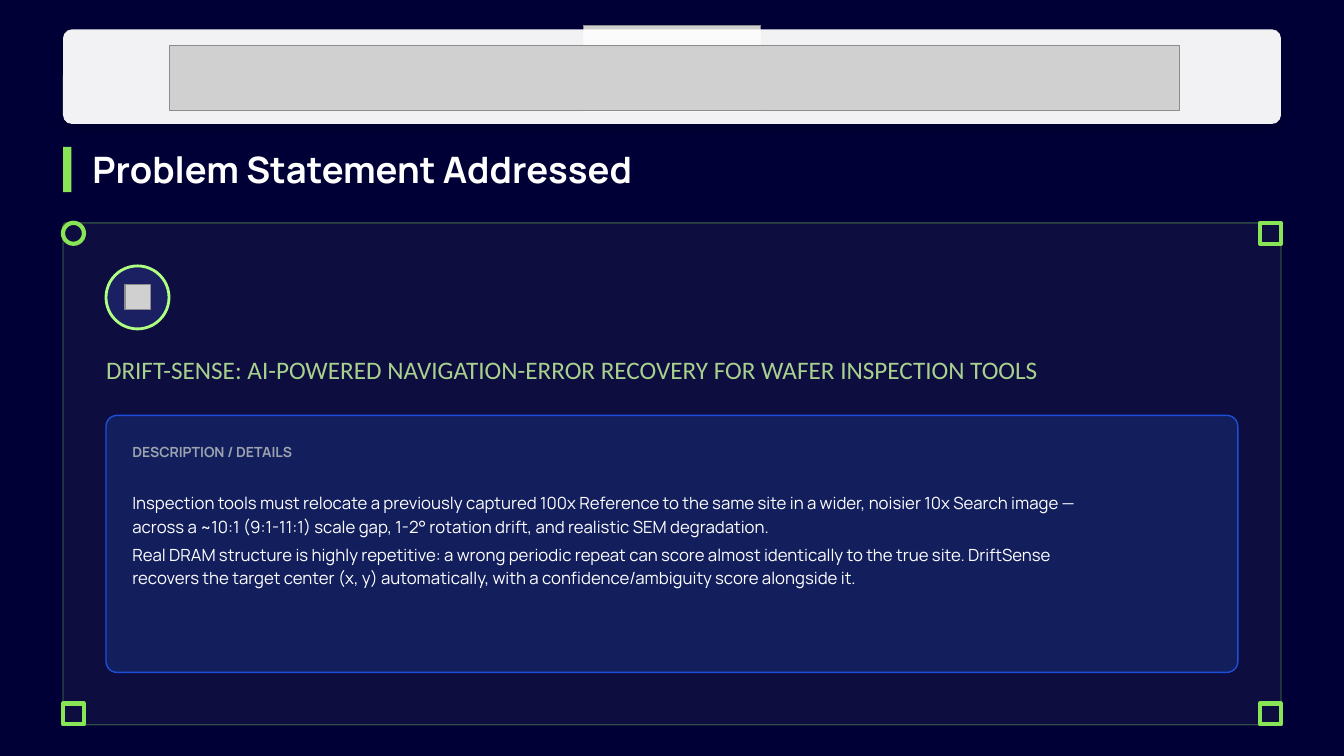
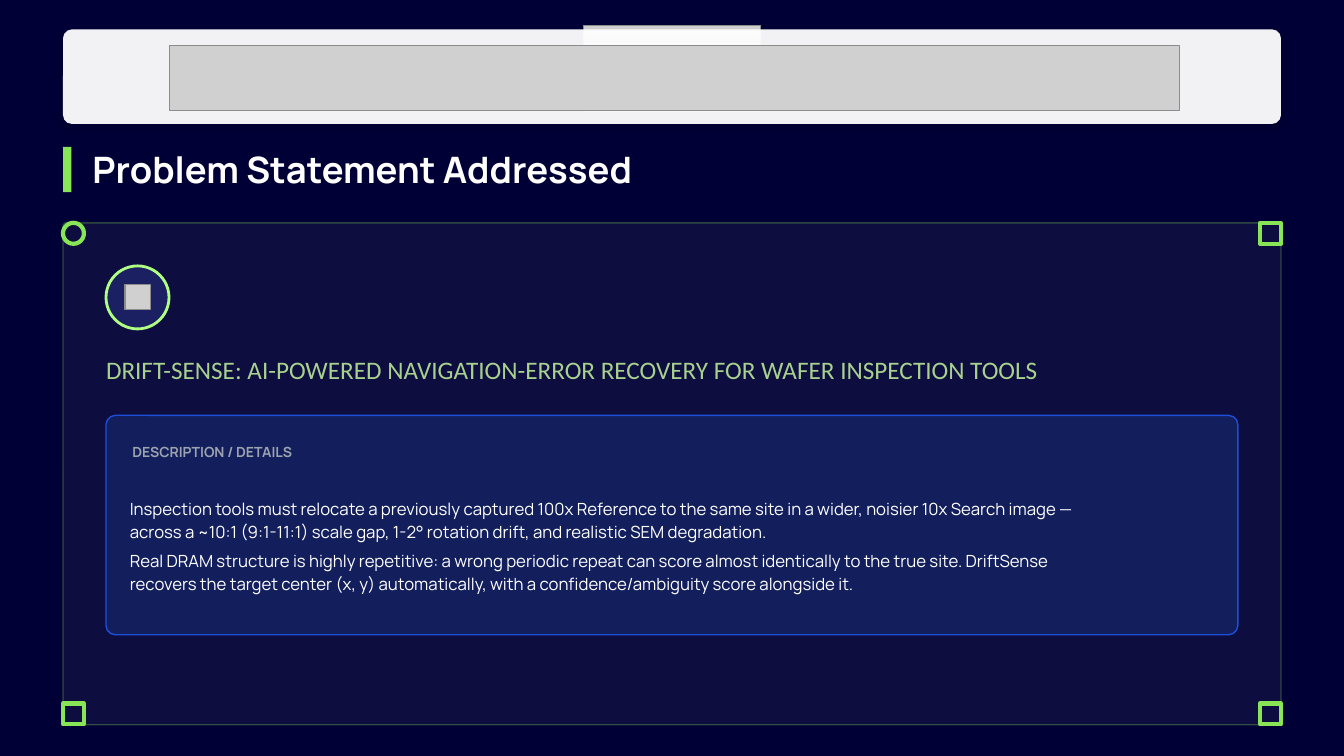
Before and after one commit to teja120805-cyber/Semicon-26---Kacha-Mango, a slide deck: slide 2 of Kaccha Mango_PS02.pptx. Drawn at 1344x756 pixels with LibreOffice and Linux fonts; fonts in the diff are those of the drawing; grey boxes stand for pictures; background and template pictures are left out; a plain dark background stands for a picture behind light text. Boxes give left, top, right and bottom in pixels: in the first picture for what was removed or moved away, otherwise in the second. Text is boxed around its words. In the diff, an @@ line names an element or a change of style, - is before the commit and + after.

```diff
--- a/Kaccha Mango_PS02.pptx
+++ b/Kaccha Mango_PS02.pptx
@@ rounded rectangle: place and size @@
-rounded rectangle at box(106, 415, 1238, 673)
+rounded rectangle at box(106, 415, 1238, 635)
@@ text "Inspection tools must relocate a ...": place and size @@
-text "Inspection tools must relocate a ..." at box(132, 496, 1058, 589)
+text "Inspection tools must relocate a ..." at box(130, 502, 1056, 595)
```
Also in this commit, not shown: 7 other slides changed, 6 slides added, 24 other files.
